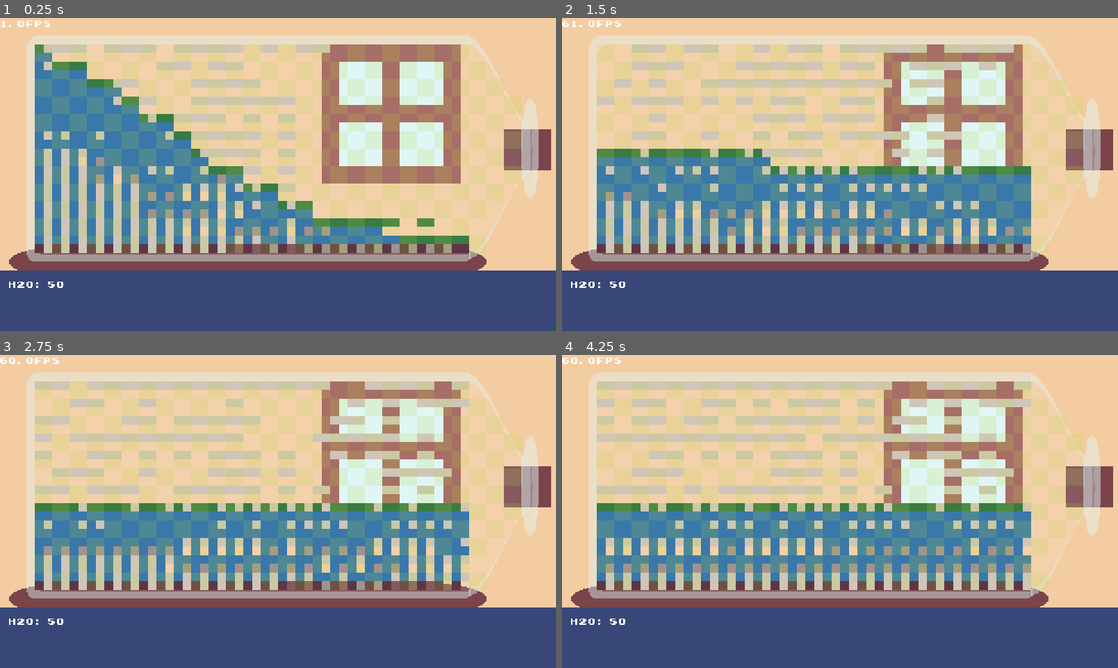
Above: before the commit, frames 1-4 (two rows, left to right).
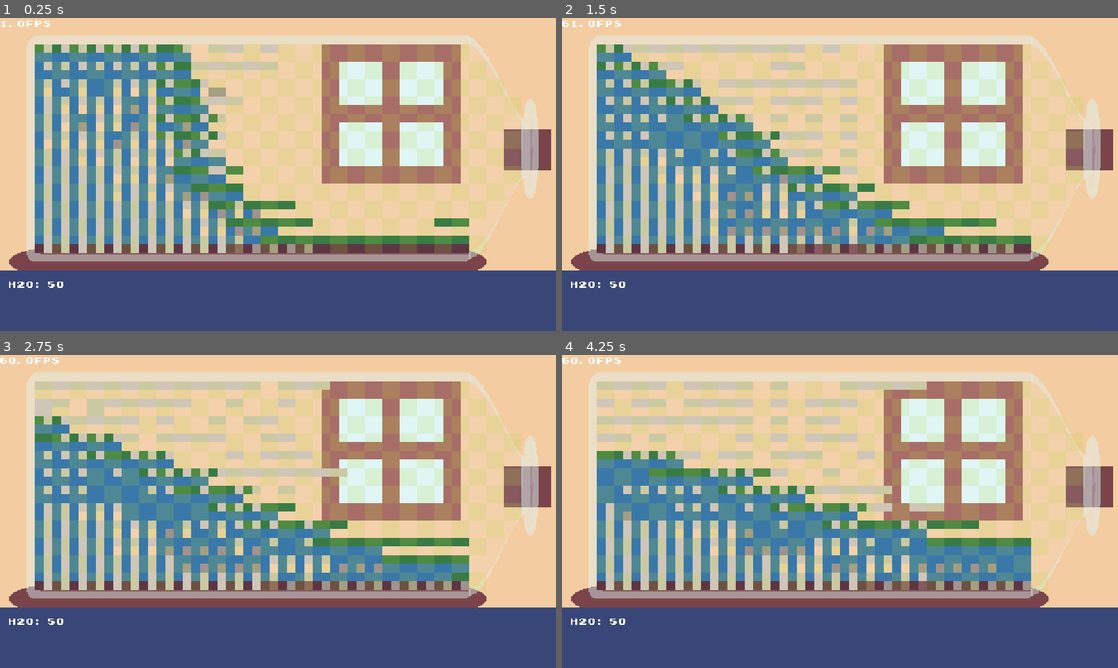
Above: after the commit, the same moments.

Repository: lservant/microverse-manager
Game: Godot game, scene res://main.tscn
The game is run twice, just before and just after one commit, with the same random seed, the same clock (stepped at 60 frames per second) and the same inputs.
Inputs (mouse positions are in pixels of both pictures, inside the frame that each line leads up to):
- Up to frame 1 (0.25 s): no input
- Up to frame 2 (1.5 s): move the mouse to (962, 158) at 0.52 s; click (962, 158) at 0.67 s; move the mouse to (728, 190) at 1.27 s; click (728, 190) at 1.42 s
- Up to frame 3 (2.75 s): move the mouse to (333, 442) at 2.02 s; click (333, 442) at 2.17 s
- Up to frame 4 (4.25 s): move the mouse to (812, 574) at 2.77 s; click (812, 574) at 2.92 s; move the mouse to (1006, 558) at 3.52 s; click (1006, 558) at 3.67 s

The runs differ from the first frame. In frame 1, 14% of the frame differs, in the area x 7-85%, y 8-76%; in frame 2, 21%, in the area x 6-85%, y 8-76%; in frame 3, 21%; in frame 4, 18%.

Commit message:
now it's fast

Diff:
--- a/bottle/bottle_cell.gd
+++ b/bottle/bottle_cell.gd
@@ -81,7 +81,7 @@
     return false
   var amount_to_move = min(rsrc.amount, RESOURCE_LIMIT - top_rsrc.amount)
   move_resource(resource_type, amount_to_move, neighbors.top)
-  neighbors.top.update_tiles()
+  neighbors.top.update_resources()
   return true
 
 ## Moves the given amount of resource from this cell to the destination cell.
@@ -126,7 +126,6 @@
 
 ## Check the resources in the cell and fire events for tiles that need updating
 func update_tiles() -> void:
-  update_resources()
   var water = resources.get_resource(RsrcPool.RsrcType.WATER).amount
   var nutrients = resources.get_resource(RsrcPool.RsrcType.NUTRIENTS).amount
   var organics = resources.get_resource(RsrcPool.RsrcType.ORGANICS).amount
--- a/bottle/bottle_scene.tscn
+++ b/bottle/bottle_scene.tscn
@@ -61,6 +61,10 @@
 resource_pool = ExtResource("4_tid1i")
 metadata/_custom_type_script = "uid://cc28n4jvci3d1"
 
+[node name="Timer" type="Timer" parent="ResourceManager"]
+wait_time = 0.1
+autostart = true
+
 [node name="UI" type="CanvasLayer" parent="."]
 
 [node name="ResourceList" parent="UI" node_paths=PackedStringArray("resource_manager") instance=ExtResource("5_ew3lf")]
--- a/resources/rsrc_manager.gd
+++ b/resources/rsrc_manager.gd
@@ -19,6 +19,7 @@
 func _ready() -> void:
   build_cell_grid()
   resource_pool.resource_changed.connect(_on_resource_changed)
+  $Timer.timeout.connect(_on_timer_timeout)
 
 func _physics_process(delta: float) -> void:
   # Update cells every frame
@@ -77,8 +78,16 @@
 
 func update_cells() -> void:
   for col in cell_grid_columns:
-      for cell: BottleCell in col:
-          cell.update_tiles()
+    for cell: BottleCell in col:
+      cell.update_tiles()
+
+func update_resources() -> void:
+  for col in cell_grid_columns:
+    for cell: BottleCell in col:
+      cell.update_resources()
 
 func _on_tile_requested_update(tile_pos: Vector2i, resource: RsrcPool.RsrcType) -> void:
   tile_requested_update.emit(tile_pos, resource)
+
+func _on_timer_timeout() -> void:
+  update_resources()
